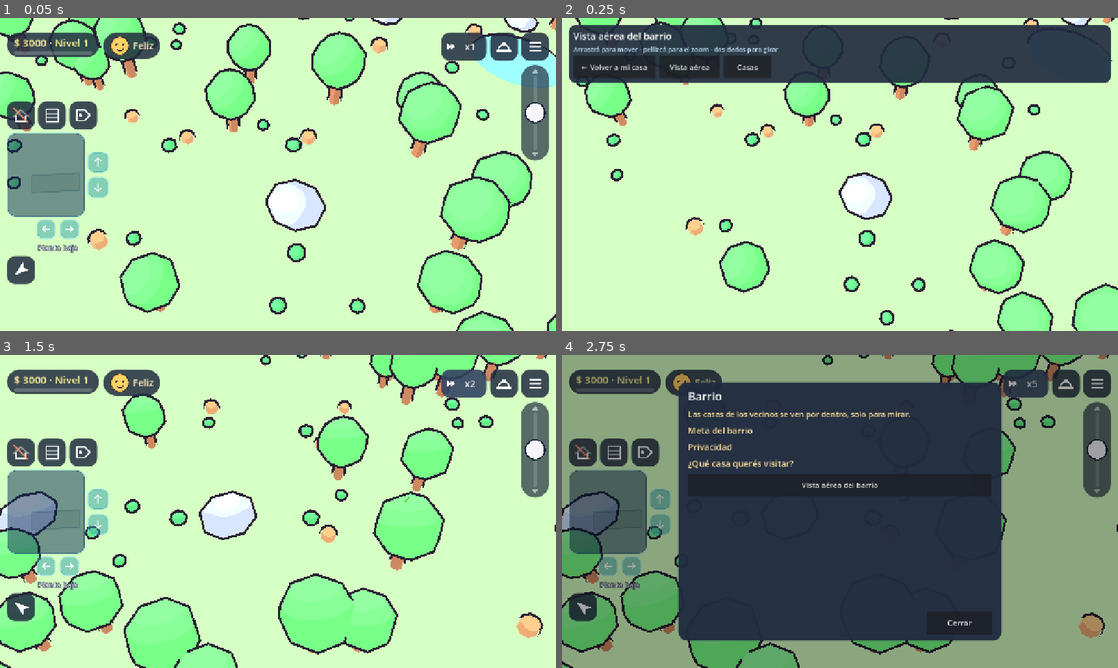
Above: before the commit, frames 1-4 (two rows, left to right).
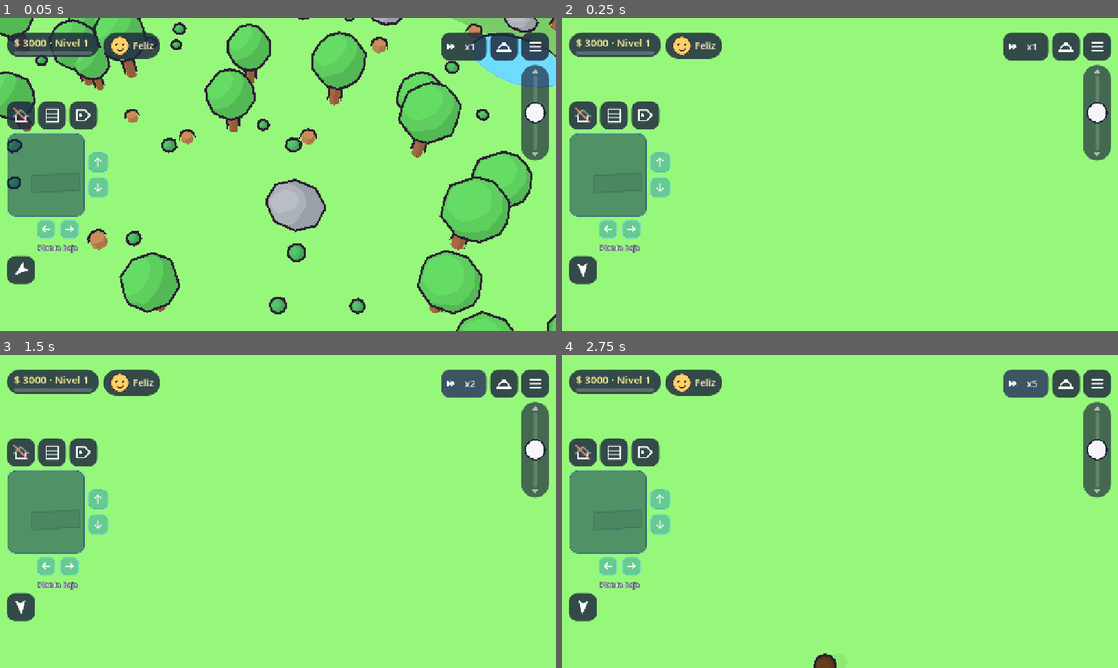
Above: after the commit, the same moments.

Repository: soza0497/Neighborhood
Game: Godot game, scene res://tests/neighborhood_demo.tscn
Same seed, same stepped clock (60 frames per second), same inputs: the game is played once before the commit and once after it. This scene is started directly instead of the project's main scene.
Inputs:
- Up to frame 1 (0.05 s): no input
- Up to frame 2 (0.25 s): no input
- Up to frame 3 (1.5 s): click "← Volver a mi casa" at 0.5 s; click "x1" at 1.25 s
- Up to frame 4 (2.75 s): click "x2" at 2 s

The runs differ from the first frame. In frame 1, 89% of the frame differs, in the area x 0-100%, y 0-100%; in frame 2, 98%; in frame 3, 93%; in frame 4, 100%.
Error before the commit: Parse Error: Cannot infer the type of "south" variable because the value doesn't have a set type. (res://scripts/neighborhood/neighborhood_map.gd:183)

Commit message:
Verificación en la PC: arregla tipo en neighborhood_map y ajusta demos (login con personaje, vallas, árbol, zoom aéreo)
Co-Authored-By: Claude Sonnet 5.5 <noreply@anthropic.com>

Diff:
--- a/scripts/neighborhood/neighborhood_map.gd
+++ b/scripts/neighborhood/neighborhood_map.gd
@@ -180,7 +180,7 @@
 		x = rect.end.x - near_gap - cols / 2.0
 	elif lot_id == sides["right"]:
 		x = rect.position.x + near_gap + cols / 2.0
-	var south := l.get("facing", "south") == "south"
+	var south: bool = l.get("facing", "south") == "south"
 	var z := rect.end.y - front_gap - rows / 2.0 if south else rect.position.y + front_gap + rows / 2.0
 	return {"center": Vector3(x, 0.0, z), "rot_y": 0.0 if south else PI, "size": Vector2(cols, rows)}
 
@@ -201,7 +201,7 @@
 static func sidewalk_point(lot_id: String) -> Vector3:
 	var rect := lot_rect(lot_id)
 	var door := door_point(lot_id)
-	var south := lot(lot_id).get("facing", "south") == "south"
+	var south: bool = lot(lot_id).get("facing", "south") == "south"
 	var street: Dictionary = data().get("streets", [{}])[0]
 	var half_road := float(street.get("road_width", 7.0)) / 2.0
 	var side := float(street.get("sidewalk_width", 2.5))
--- a/tests/login_demo.gd
+++ b/tests/login_demo.gd
@@ -48,6 +48,19 @@
 	login.get_node("%PasswordEdit").text = "demo-clave-123"
 	await _shot("login_1_formulario.png")
 	login.get_node("%RegisterButton").pressed.emit()
+	# Pulido 3B: la primera vez se pide crear el personaje antes de entrar.
+	var found: Array = []
+	await _wait_until(func() -> bool:
+		var button := login.find_child("DoneButton", true, false) as Button
+		if button != null and button.is_visible_in_tree():
+			found.append(button)
+		return not found.is_empty())
+	var done: Button = found[0] if not found.is_empty() else null
+	_check(done != null, "al crear la cuenta pide crear el personaje")
+	if done != null:
+		await _frames(10)
+		await _shot("login_1b_crear_personaje.png")
+		done.pressed.emit()
 	var main := await _wait_for_main()
 	_check(main != null, "se creó la cuenta y se abrió el juego")
 	if main != null:
--- a/tests/neighborhood_demo.gd
+++ b/tests/neighborhood_demo.gd
@@ -71,7 +71,7 @@
 	print("\n2) 8B: vista aérea y visitas")
 	var camera_before := _rig().get_state()
 	_ctrl.enter_aerial()
-	await _frames(70)
+	await _frames(200)
 	_check(_ctrl.state == "aerial" and _main.mode == "visit", "vista aérea: el juego queda en modo solo ver")
 	_check(not _main.get_node("HUD").visible, "la interfaz normal se esconde")
 	_check(_rig().current_distance() > 100.0, "zoom lejano (%.0f m)" % _rig().current_distance())
--- a/tests/polish3a_demo.gd
+++ b/tests/polish3a_demo.gd
@@ -101,7 +101,10 @@
 	var world: WorldBuilder = _main.get_node("World")
 	_check(Parcel.zone_bounds() == Rect2i(16, 32, 64, 64), "al principio la zona es de 64 x 64 pegada a la calle")
 	var zone: Node = world.get_node_or_null("ZoneDecor")
-	_check(zone != null and zone.get_node_or_null("Fences") != null and zone.get_node_or_null("SideNeighbors") != null and zone.get_node("SideNeighbors").get_child_count() == 2,
+	# Fase 8: con el mapa del barrio, las casas de los lados las arma el barrio (no «SideNeighbors»).
+	var neighbors_ok: bool = (world.neighborhood != null) if NeighborhoodMap.enabled() \
+		else (zone != null and zone.get_node_or_null("SideNeighbors") != null and zone.get_node("SideNeighbors").get_child_count() == 2)
+	_check(zone != null and zone.get_node_or_null("Fences") != null and neighbors_ok,
 		"hay vallas de madera y una casa de vecino de cada lado")
 	_check(zone.get_children().any(func(c): return c.name == "LockedShade"), "lo cerrado se ve (sombreado) pero no se puede usar")
 	var free_strip := true
@@ -149,7 +152,7 @@
 	_character._go({"level": 0, "spot": to, "path": path})
 	var min_distance := INF
 	var shot := false
-	for i in 400:
+	for i in 2000:
 		await get_tree().process_frame
 		var p := _character.position
 		min_distance = minf(min_distance, Vector2(p.x, p.z).distance_to(Vector2(60.5, 86.5)))
Not shown, added: scripts/art/model_loader.gd.uid
Not shown, added: scripts/character/character_assembler.gd.uid
Not shown, added: scripts/neighborhood/neighbor_house_design.gd.uid
Not shown, added: scripts/neighborhood/neighbor_house_view.gd.uid
Not shown, added: scripts/neighborhood/neighborhood_builder.gd.uid
Not shown, added: scripts/neighborhood/neighborhood_controller.gd.uid
Not shown, added: scripts/neighborhood/neighborhood_goal.gd.uid
Not shown, added: scripts/neighborhood/neighborhood_life.gd.uid
Not shown, added: scripts/neighborhood/neighborhood_map.gd.uid
Not shown, added: tests/art_demo.gd.uid
Not shown, added: tests/neighborhood_demo.gd.uid
Not shown, added: tests/test_art.gd.uid
(and 1 more such lines)
